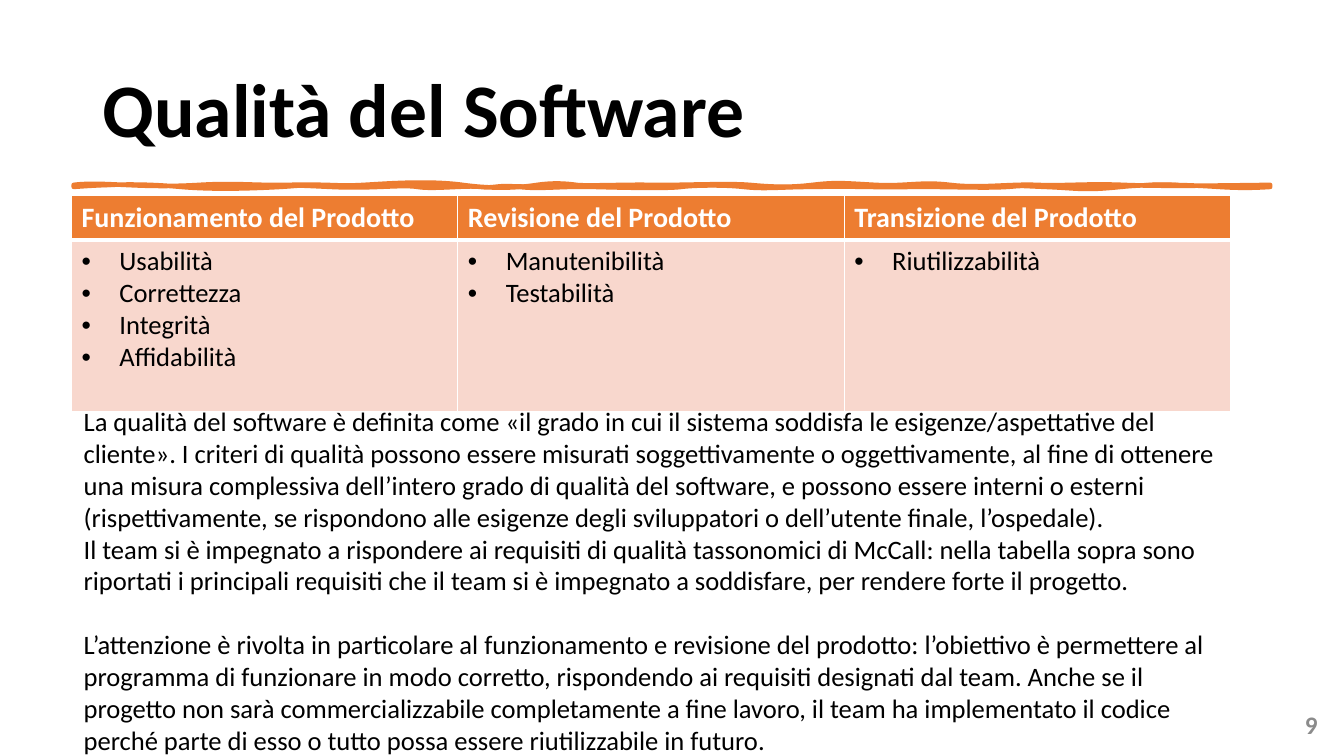
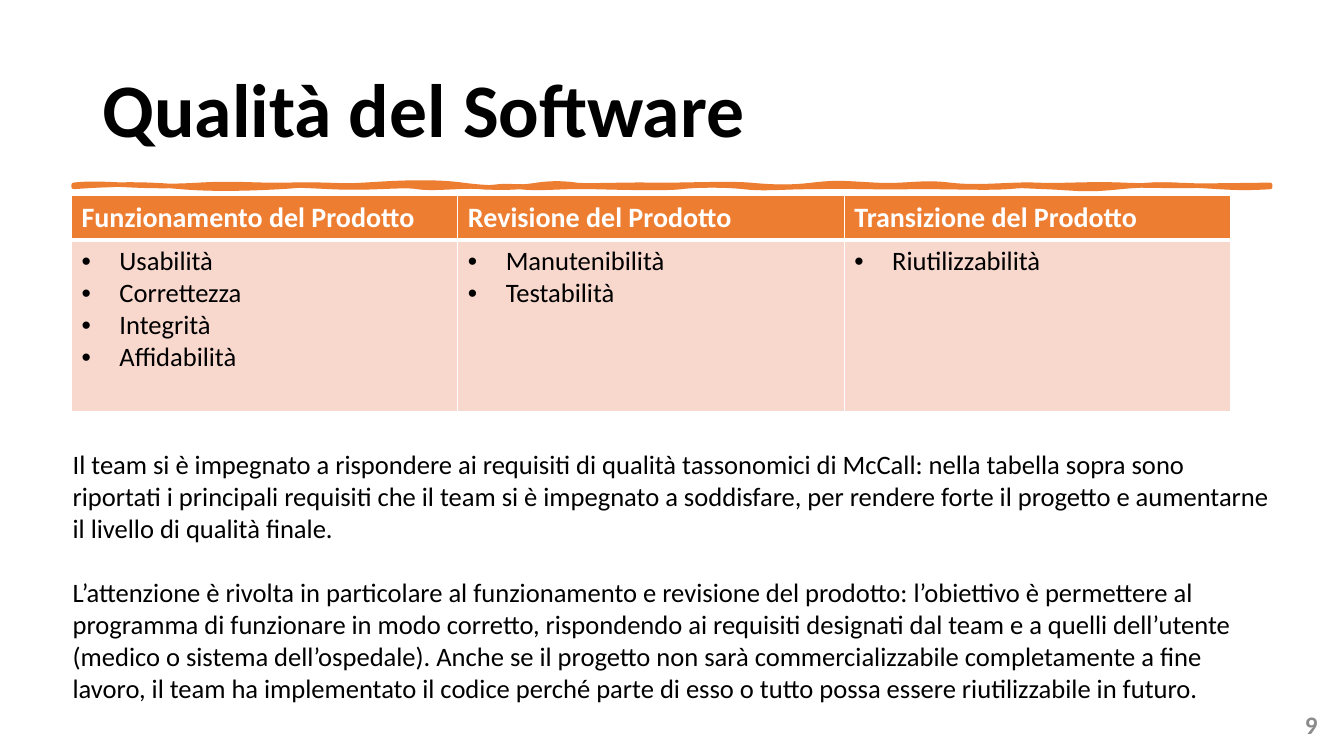
Before and after one commit to mangilimatteo/Progetto_Ingegneria_Software_Cattaneo_Mangili_Saini, a slide deck: slide 9 of Presentazione/Presentazione_Progetto.pptx. Drawn at 1344x756 pixels with LibreOffice and Linux fonts; fonts in the diff are those of the drawing. Boxes give left, top, right and bottom in pixels: in the first picture for what was removed or moved away, otherwise in the second. Text is boxed around its words. In the diff, an @@ line names an element or a change of style, - is before the commit and + after.

```diff
--- a/Presentazione/Presentazione_Progetto.pptx
+++ b/Presentazione/Presentazione_Progetto.pptx
@@ text at box(73, 455, 1268, 703): text changed @@
-La qualità del software è definita come «il grado in cui il sistema soddisfa le esigenze/aspettative del cliente». I criteri di qualità possono essere misurati soggettivamente o oggettivamente, al fine di ottenere una misura complessiva dell’intero grado di qualità del software, e possono essere interni o esterni (rispettivamente, se rispondono alle esigenze degli sviluppatori o dell’utente finale, l’ospedale).
-Il team si è impegnato a rispondere ai requisiti di qualità tassonomici di McCall: nella tabella sopra sono riportati i principali requisiti che il team si è impegnato a soddisfare, per rendere forte il progetto.
-L’attenzione è rivolta in particolare al funzionamento e revisione del prodotto: l’obiettivo è permettere al programma di funzionare in modo corretto, rispondendo ai requisiti designati dal team. Anche se il progetto non sarà commercializzabile completamente a fine lavoro, il team ha implementato il codice perché parte di esso o tutto possa essere riutilizzabile in futuro.
+Il team si è impegnato a rispondere ai requisiti di qualità tassonomici di McCall: nella tabella sopra sono riportati i principali requisiti che il team si è impegnato a soddisfare, per rendere forte il progetto e aumentarne il livello di qualità finale.
+L’attenzione è rivolta in particolare al funzionamento e revisione del prodotto: l’obiettivo è permettere al programma di funzionare in modo corretto, rispondendo ai requisiti designati dal team e a quelli dell’utente (medico o sistema dell’ospedale). Anche se il progetto non sarà commercializzabile completamente a fine lavoro, il team ha implementato il codice perché parte di esso o tutto possa essere riutilizzabile in futuro.
```
Also in this commit, not shown: 4 other slides changed, 2 other files.
